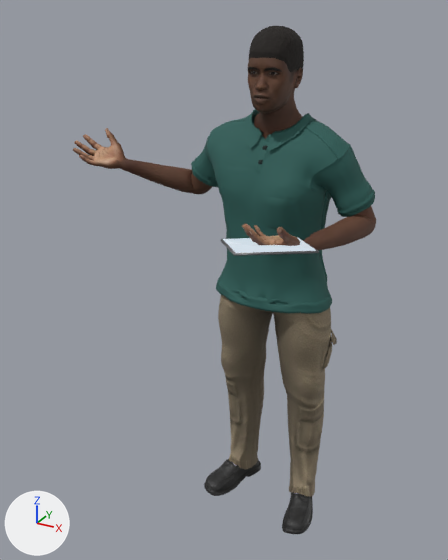
Renders of the glTF model assets/props/people-andre-stand-present.glb from each side of a commit.
One viewpoint serves both versions: a camera (50 mm lens) standing at (1.048, -1.686, 0.872) and looking at (0.074, 0.086, -0.014). The lights are fixed; the arrows at lower left show +X, +Y and +Z. The older version comes first. Vertices at exactly the same position are counted once.

The first picture shows 'people-andre-stand-present'.
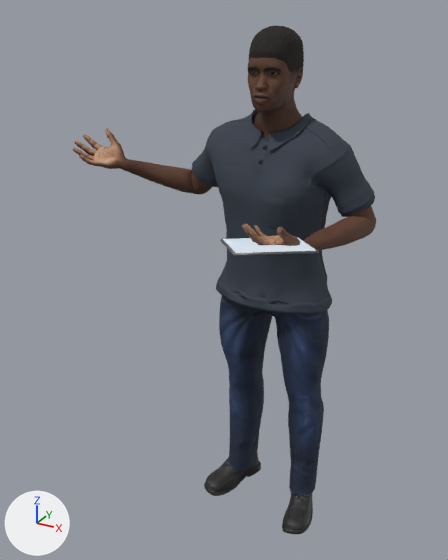
What differs and where, as boxes (x1, y1, x2, y2) in the pictures (448 x 560 px; the box of a moved part takes in the faces that stretch with it):
'people-andre-stand-present', surface changed, reshaped: (73, 26, 376, 534) in both
part 1 of me_base_001, moved or reshaped: before (193, 45, 373, 534); after (193, 45, 374, 534)
part 2 of me_base_001, recoloured: (227, 313, 328, 464) in both

Diff of the bpy script that builds the scene:
```diff
--- a/assets/props/people-andre-stand-present.glb.py
+++ b/assets/props/people-andre-stand-present.glb.py
@@ img_people_andre_stand_present__4_male_casualsuit04_diffuse_png_plain @@
+img_people_andre_stand_present__4_male_casualsuit04_diffuse_png_plain = load_image('people-andre-stand-present--4-male_casualsuit04_diffuse.png_plain', '_unpacked/people-andre-stand-present--4-male_casualsuit04_diffuse.png_plain', 1024, 1024, 'sRGB')
@@ img_male_casualsuit04_normal @@
+img_male_casualsuit04_normal = load_image('male_casualsuit04_normal', '_unpacked/male_casualsuit04_normal', 1024, 1024, 'Non-Color')
@@ img_people_andre_stand_present__5_polo_base_color_png @@
+img_people_andre_stand_present__5_polo_base_color_png = load_image('people-andre-stand-present--5-Polo_Base_Color.png', '_unpacked/people-andre-stand-present--5-Polo_Base_Color.png', 1024, 1024, 'sRGB')
@@ mat_human_namuhekam_male_polo_shirt @@
 mat_human_namuhekam_male_polo_shirt = principled_material('Human.namuhekam_male_polo_shirt')
-mat_human_namuhekam_male_polo_shirt.texture = img_people_andre_stand_present__4_polo_base_color_png
+mat_human_namuhekam_male_polo_shirt.texture = img_people_andre_stand_present__5_polo_base_color_png
 mat_human_namuhekam_male_polo_shirt.roughness = 0.82
@@ mat_human_male_casualsuit04_pants @@
+mat_human_male_casualsuit04_pants = bpy.data.materials.new('Human.male_casualsuit04_pants')
+# uses the picture img_male_casualsuit04_normal
+# uses the picture img_people_andre_stand_present__4_male_casualsuit04_diffuse_png_plain
@@ me_base_001 @@
 # used by ob_people_andre_stand_present; location = (0.0, 0.0, 0.0)
-me_base_001.from_pydata(...)  # 34117 vertices, 65870 faces; spans x -0.52..0.56, y -0.29..0.33, z -1.0..0.82
+me_base_001.from_pydata(...)  # 34341 vertices, 66480 faces; spans x -0.52..0.56, y -0.29..0.33, z -1.0..0.82
+# me_base_001 part 1: 727 vertices moved within x -0.13..0.54, y 0.02..0.32, z -0.98..0.81; 2512 vertices removed from x -0.14..0.55, y 0.08..0.33, z -0.94..0.51; 2724 vertices added at x -0.13..0.55, y 0.08..0.33, z -0.94..0.51
+# me_base_001 part 2: 169 faces spanning x 0.02..0.44, y 0.08..0.32, z -0.93..-0.05 switch from mat_human_cortu_cargo_pants to mat_human_male_casualsuit04_pants
+# other edits to the shape of me_base_001 do not show in these pictures
 me_base_001.materials.append(mat_human_body)
```
